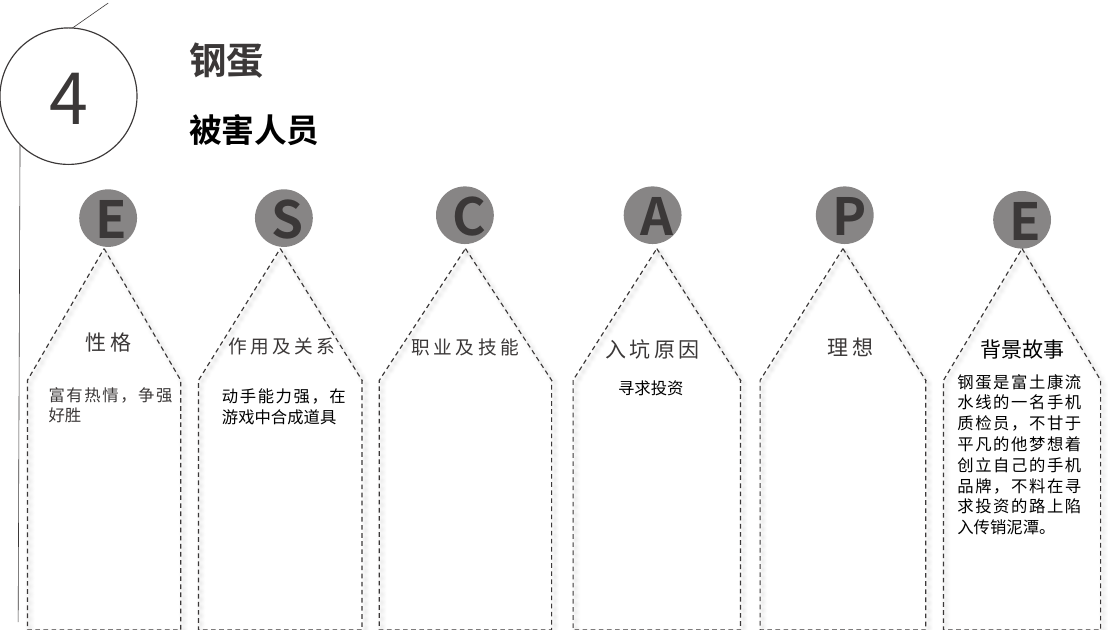
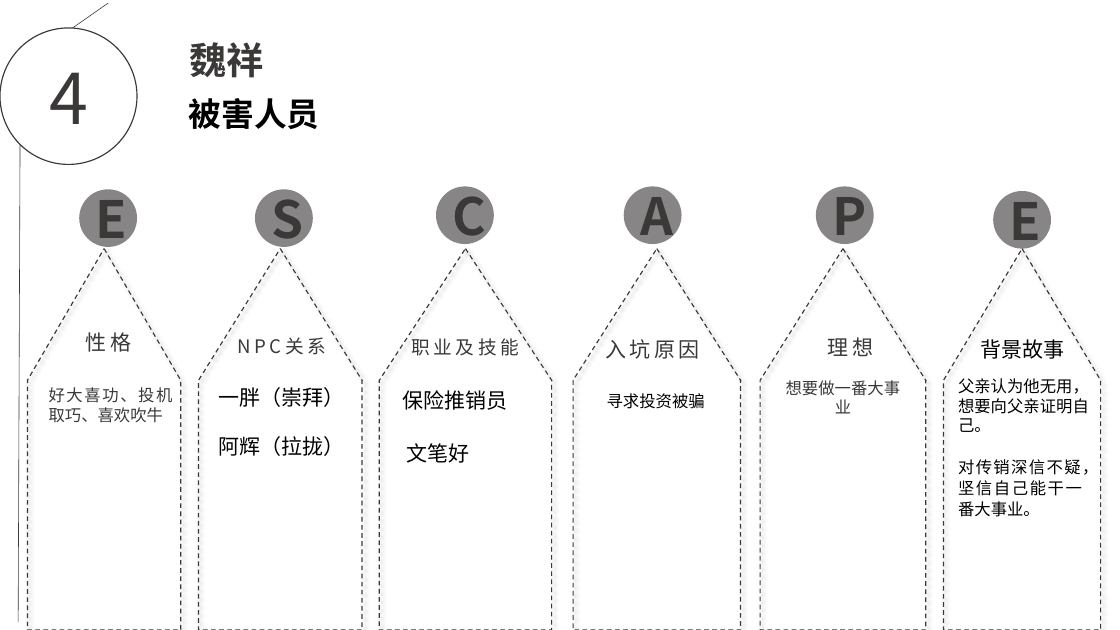
Before and after one commit to EscapeChuanxiao/ChuanXiao, a slide deck: slide 4 of escape.pptx. Drawn at 1120x630 pixels with LibreOffice and Linux fonts; fonts in the diff are those of the drawing; background and template pictures are left out. Boxes give left, top, right and bottom in pixels: in the first picture for what was removed or moved away, otherwise in the second. Text is boxed around its words. In the diff, an @@ line names an element or a change of style, - is before the commit and + after.

```diff
--- a/escape.pptx
+++ b/escape.pptx
@@ text at bbox=[189, 42, 264, 78]: text changed @@
-钢蛋
+魏祥
@@ text "被害人员": place and size @@
-text "被害人员" at bbox=[189, 114, 320, 145]
+text "被害人员" at bbox=[189, 98, 320, 129]
@@ text at bbox=[238, 337, 326, 355]: text changed @@
-作用及关系
+NPC关系
@@ text at bbox=[49, 387, 173, 423]: text changed @@
-富有热情，争强好胜
+好大喜功、投机取巧、喜欢吹牛
@@ text added at bbox=[219, 387, 345, 407], 18 pt, text #000000 @@
+一胖（崇拜）
@@ text removed at bbox=[222, 388, 346, 425] @@
-动手能力强，在游戏中合成道具
@@ text added at bbox=[786, 380, 900, 414], 14 pt, text #3B3838 @@
+想要做一番大事业
@@ text added at bbox=[958, 378, 1089, 432], 14 pt, text #000000 @@
+父亲认为他无用，想要向父亲证明自己。
@@ text added at bbox=[403, 390, 508, 410], 18 pt, text #000000 @@
+保险推销员
@@ text at bbox=[607, 393, 705, 409]: text changed @@
-寻求投资
+寻求投资被骗
@@ text added at bbox=[219, 436, 345, 456], 18 pt, text #000000 @@
+阿辉（拉拢）
@@ text added at bbox=[406, 443, 469, 463], 18 pt, text #000000 @@
+文笔好
@@ text at bbox=[958, 459, 1098, 517]: text changed @@
-钢蛋是富土康流水线的一名手机质检员，不甘于平凡的他梦想着创立自己的手机品牌，不料在寻求投资的路上陷入传销泥潭。
+对传销深信不疑，坚信自己能干一番大事业。
```
Also in this commit, not shown: 6 other slides changed, 1 other file.
